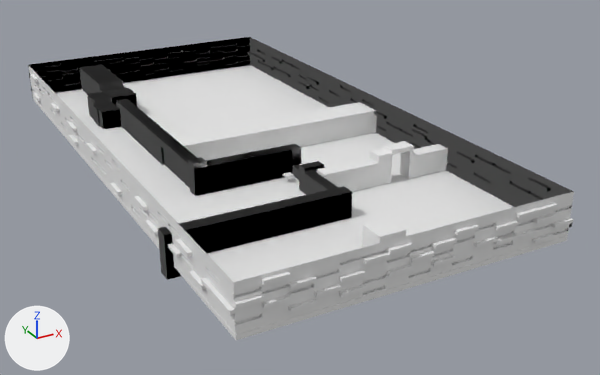
The OBJ model Assets/Levels/LevelTwoRigid.obj, before and after one commit.
Both versions are drawn from a 50 mm lens placed at (-39.8, -146.0, 62.2), pointed at (35.6, -8.9, -6.3). The lights are fixed; the arrows at lower left show +X, +Y and +Z. Where no turn or scale is listed for an object, it has been applied to the vertices. Vertices at the same position are counted once.

Script lines for the objects in view, before the commit:
```python
me_leveltworigid = bpy.data.meshes.new('LevelTwoRigid')
me_leveltworigid.from_pydata(...)  # 2515 vertices, 2340 faces; spans x -3.5..58.4, y -60.7..60.7, z -3.1..8.0
me_leveltworigid.materials.append(mat_initialshadinggroup)  # white #e7e7e7
ob_leveltworigid = bpy.data.objects.new('LevelTwoRigid', me_leveltworigid)
ob_leveltworigid.location = (0.0, 0.0, 0.0)
```
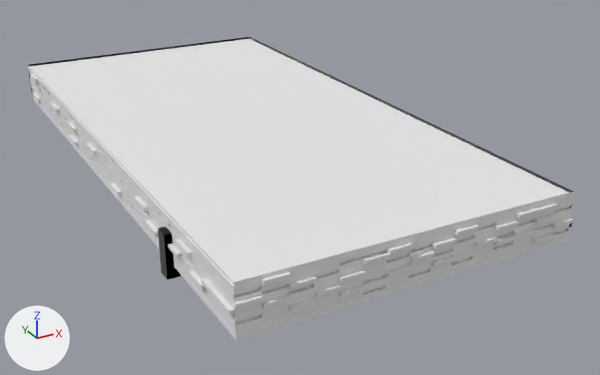
What differs and where, as boxes [x1, y1, x2, y2] in the pictures (600 x 375 px):
part 1 of me_leveltworigid, added
    after: [29, 39, 573, 286]

The change, as a list of edits to the scene's bpy script:
```text
Change me_leveltworigid:
    where me_leveltworigid.from_pydata(...)  # 2515 vertices, 2340 faces; spans x -3.5..58.4, y -60.7..60.7, z -3.1..8.0
    used by ob_leveltworigid; location = (0.0, 0.0, 0.0)
    me_leveltworigid part 1: the loose piece of 121 vertices spanning x -2.3..57.7, y -60.1..60.1, z 0.0 is copied, and the copy is scaled about its middle by (1, -1, -1.05), then moved by (-0.2, 0.0, 7.5); it spans x -2.5..57.5, y -60.1..60.1, z 7.5
```
